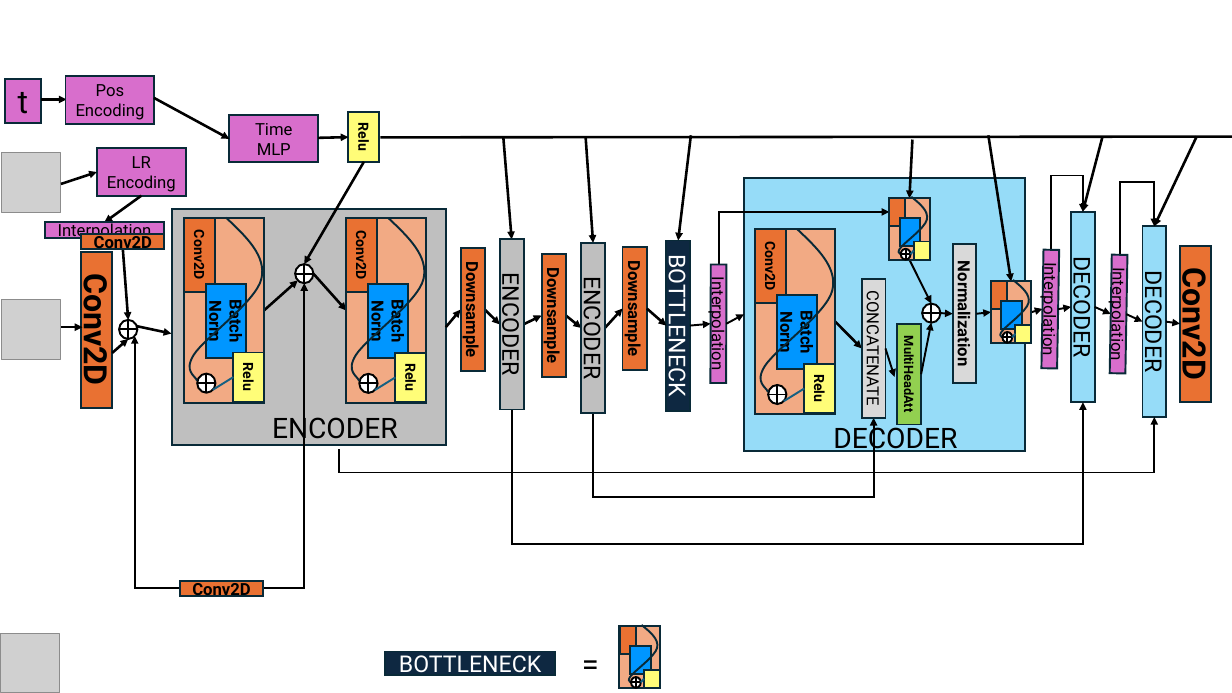
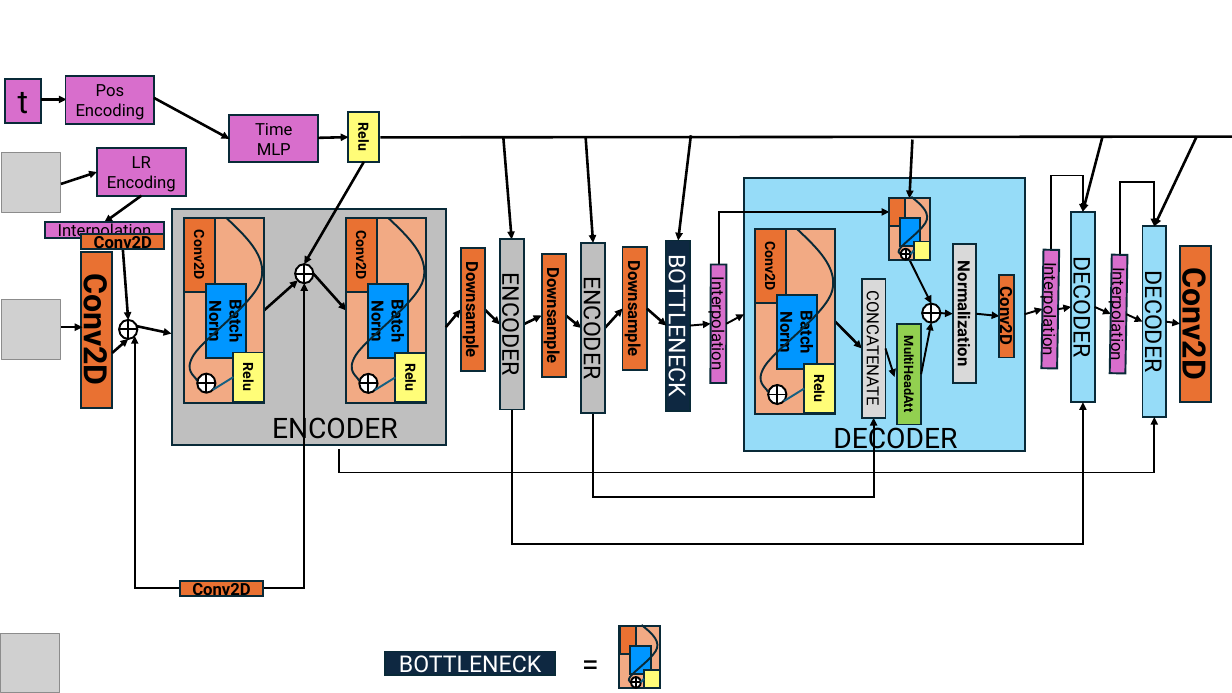
Before and after one commit to AdrianoEttari/pansharpening, a slide deck: slide 17 of models_representation.pptx (slide 13 before the commit). Drawn at 1232x693 pixels with LibreOffice and Linux fonts; fonts in the diff are those of the drawing; grey boxes stand for pictures. Boxes give left, top, right and bottom in pixels: in the first picture for what was removed or moved away, otherwise in the second. Text is boxed around its words. In the diff, an @@ line names an element or a change of style, - is before the commit and + after.

```diff
--- a/models_representation.pptx
+++ b/models_representation.pptx
@@ arrow removed from (989, 135) to (1011, 282) @@
@@ rectangle removed at (991,282,1031,344) @@
@@ rectangle removed at (991,281,1007,309) @@
@@ rectangle added at (1000,274,1015,358), fill #E97132, outline #092A39 1.5 pt, 13 pt, text #000000, bold @@
+Conv2D
@@ freeform shape removed at (1001,280,1030,338) @@
@@ arrow moved from (977, 314) - (991, 312) to (977, 314) - (1000, 316) @@
@@ rectangle removed at (1002,301,1022,329) @@
@@ rectangle removed at (1016,325,1032,343) @@
@@ flow chart or removed at (1003,332,1013,343) @@
@@ line removed from (1012, 337) to (1016, 334) @@
```
Also in this commit, not shown: 3 other slides changed, 4 slides added, 3 other files.
